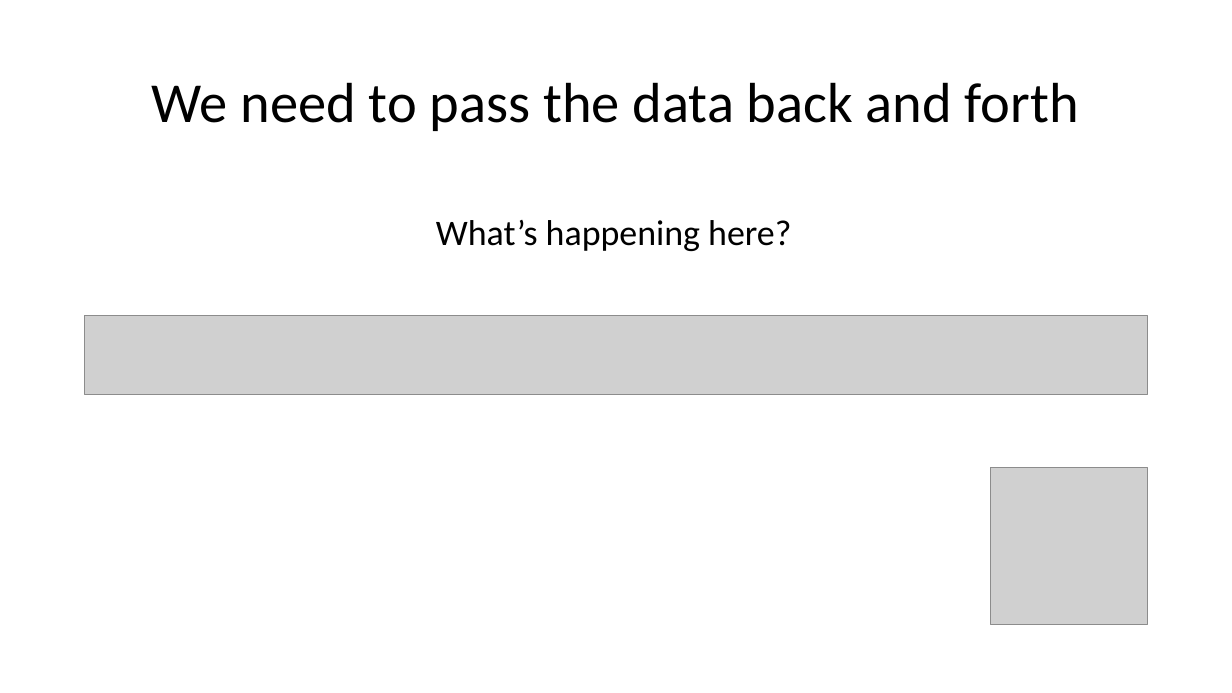
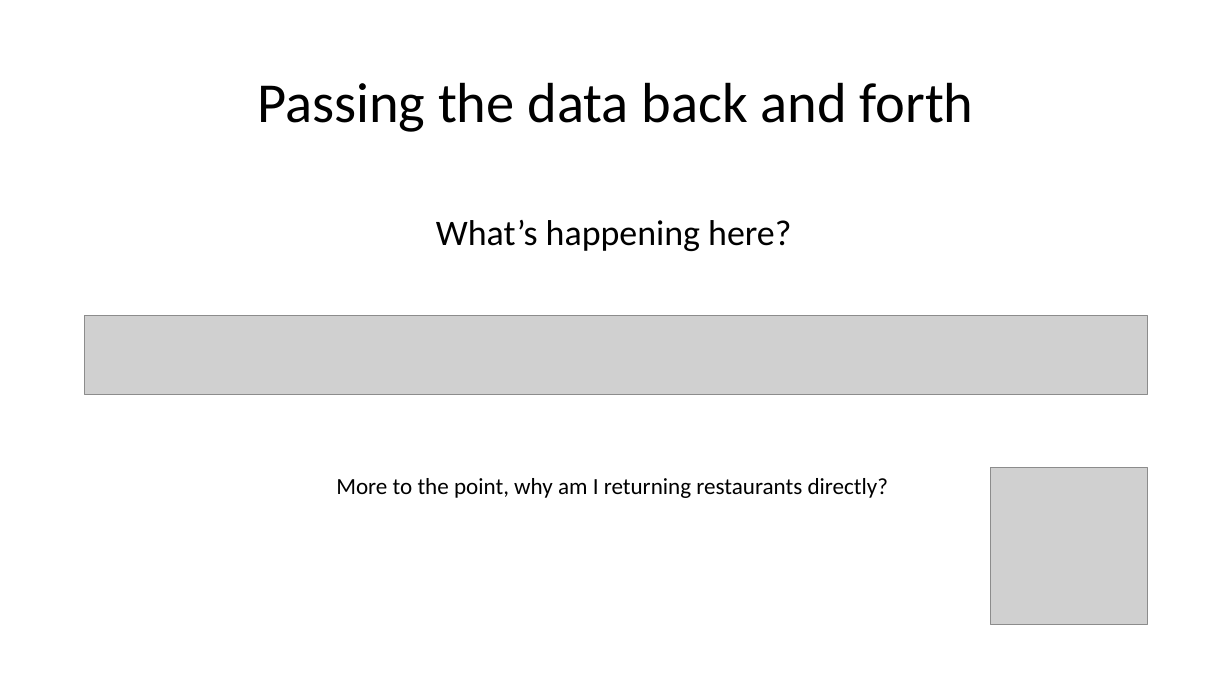
Before and after one commit to wilkotom/python_examples, a slide deck: slide 9 of Python as an additional language/Lesson 5/Session 5.pptx. Drawn at 1232x693 pixels with LibreOffice and Linux fonts; fonts in the diff are those of the drawing; grey boxes stand for pictures. Boxes give left, top, right and bottom in pixels: in the first picture for what was removed or moved away, otherwise in the second. Text is boxed around its words. In the diff, an @@ line names an element or a change of style, - is before the commit and + after.

```diff
--- a/Python as an additional language/Lesson 5/Session 5.pptx
+++ b/Python as an additional language/Lesson 5/Session 5.pptx
@@ title at <box>257,82,974,132</box>: text changed @@
-We need to pass the data back and forth
+Passing the data back and forth
@@ text added at <box>336,478,889,498</box>, 18 pt, text #000000 @@
+More to the point, why am I returning restaurants directly?
```
Also in this commit, not shown: 2 other slides changed, 1 other file.
